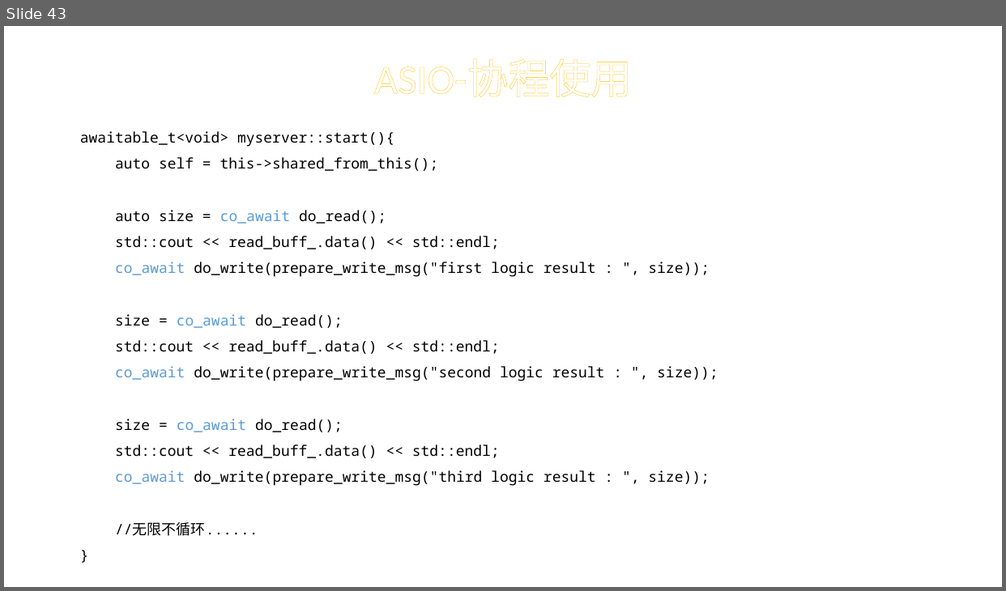
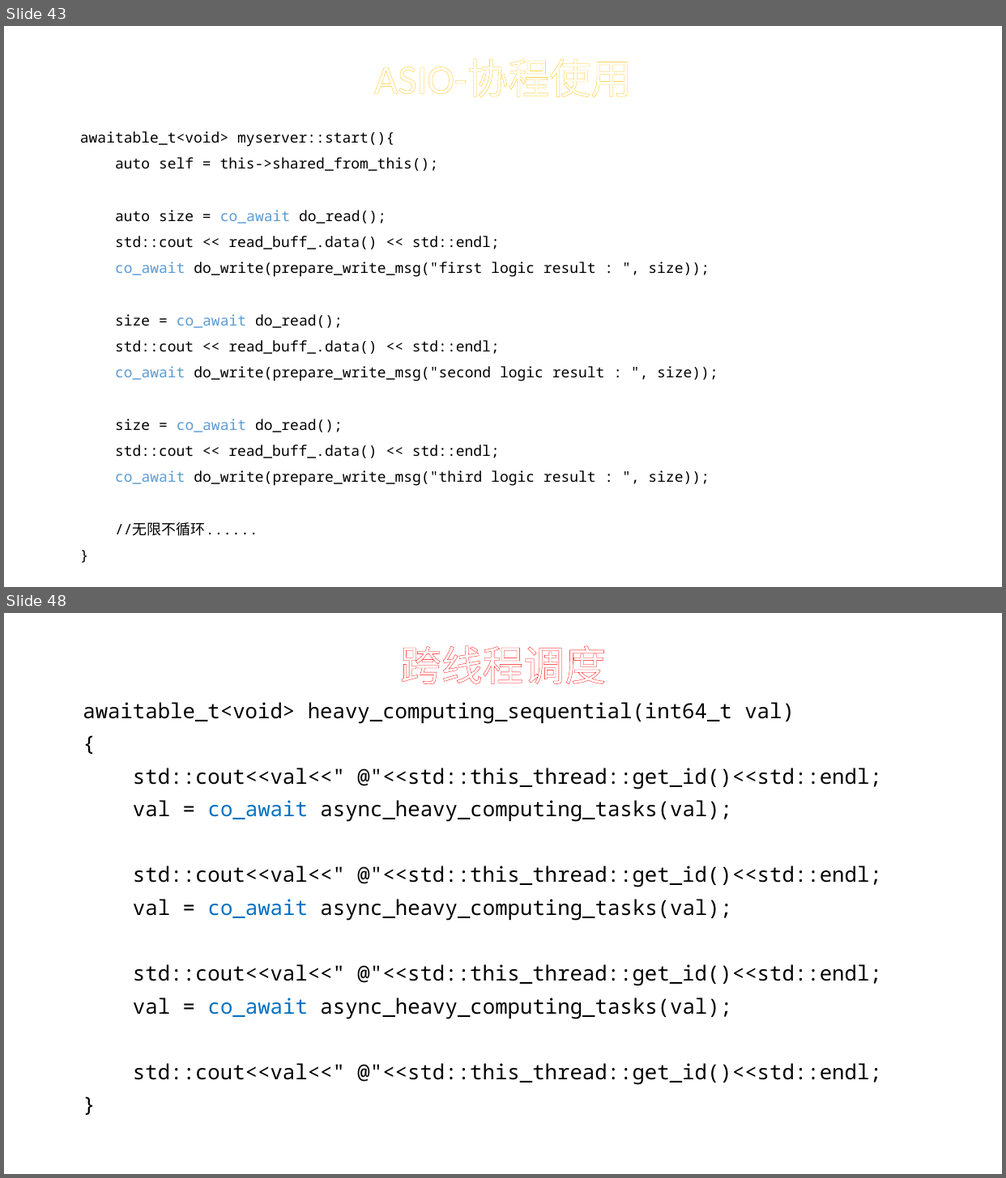
Before and after one commit to tearshark/resumef, a slide deck: Resumef实践.pptx. Shown one above the other, each under a label of ours: slide 43 before the commit, slides 43 and 48 after it; the slides between them are not shown. The pictures are 1006x591 and 1006x1178 pixels, drawn with LibreOffice and Linux fonts; fonts in the diff are those of the drawing. Boxes give left, top, right and bottom in pixels: in the first picture for what was removed or moved away, otherwise in the second. Text is boxed around its words. In the diff, an @@ line names an element or a change of style, - is before the commit and + after.

```diff
--- a/Resumef实践.pptx
+++ b/Resumef实践.pptx
@@ slide 48 added at (x1=4, y1=613, x2=1002, y2=1174), background #FFFFFF @@
@@ title added at (x1=400, y1=645, x2=606, y2=684), 39.6 pt, text #FFFFFF @@
+跨线程调度
@@ text added at (x1=83, y1=702, x2=881, y2=1085), 20 pt, text #000000 @@
+awaitable_t<void> heavy_computing_sequential(int64_t val)
+{
+std::cout<<val<<" @"<<std::this_thread::get_id()<<std::endl;
+val = co_await async_heavy_computing_tasks(val);
+std::cout<<val<<" @"<<std::this_thread::get_id()<<std::endl;
+val = co_await async_heavy_computing_tasks(val);
+std::cout<<val<<" @"<<std::this_thread::get_id()<<std::endl;
+val = co_await async_heavy_computing_tasks(val);
+std::cout<<val<<" @"<<std::this_thread::get_id()<<std::endl;
+}
```
Also in this commit, not shown: 10 other slides added, 1 other file.
